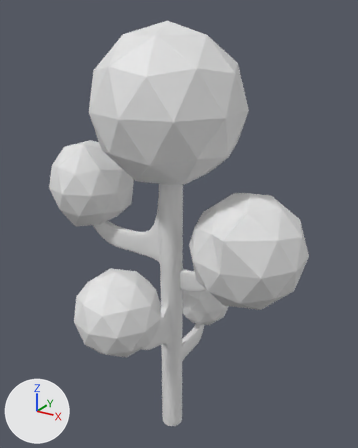
Before and after pictures for a commit that changed the Blender file CarGL.V2.1 (Shaders)/Modelos/ModelosCopia/arbol.blend.
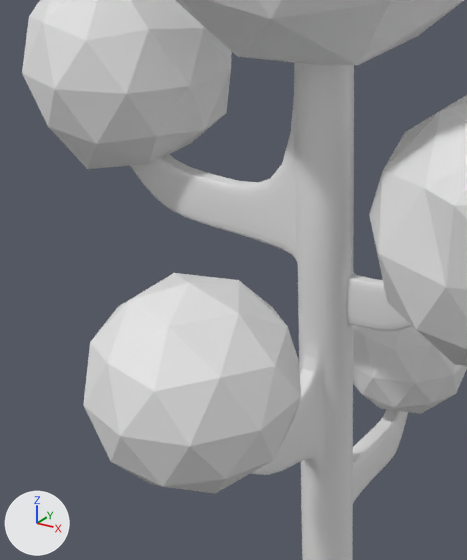
The first picture shows the older version from a 50 mm camera at (6.17, -9.66, 10.47) aimed at (0.08, 0.25, 5.84). The close-ups show both versions on the part from 11% to 64% of the width and 35% to 86% of the height of that picture. Lighting does not change. The marker at lower left points along +X, +Y and +Z.
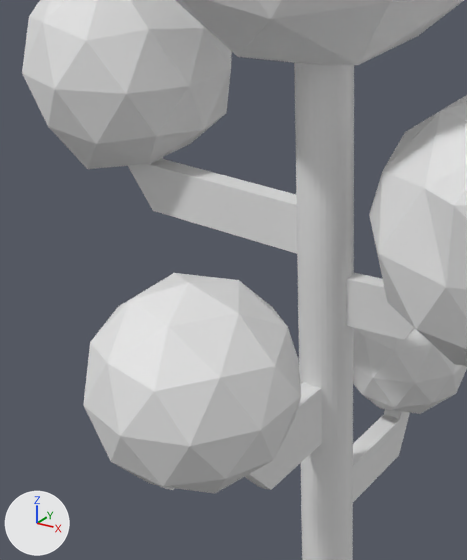
Changed parts and their boxes [x1, y1, x2, y2] in the close-ups (467 x 560 px):
'Cylinder', modifiers changed
    before: [130, 63, 412, 560]
    after: [128, 63, 415, 560]

The change in detail:
Object 'Cylinder' (ob_cylinder) loses its SUBSURF modifier named 'Subsurf'.
Modifier setting removed (it was levels = 2).
